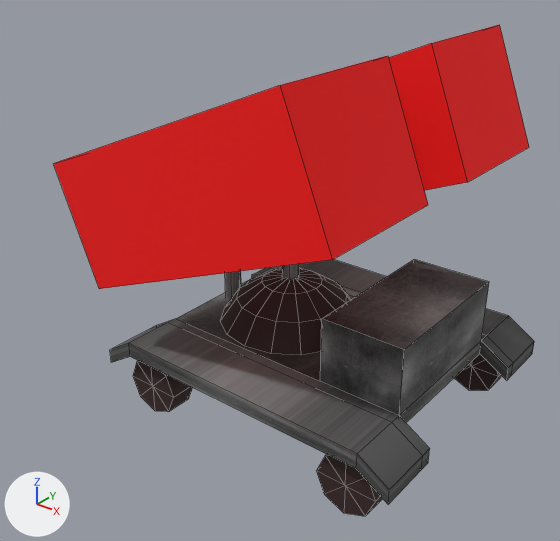
What one commit did to the OBJ model assets/models/launcher.obj.
Rendered twice from a 50 mm lens placed at (2.27, -3.2, 2.73), pointed at (-0.18, -0.14, 0.83). Lighting does not change. The marker at lower left points along +X, +Y and +Z. Mesh edges are drawn as thin lines. Where no turn or scale is listed for an object, it has been applied to the vertices. Vertices at the same position are counted once.

The scene before the commit, as lines of its bpy script (objects in view):
```python
me_launcher = bpy.data.meshes.new('launcher')
me_launcher.from_pydata(...)  # 247 vertices, 279 faces; spans x -1.01..0.97, y -0.95..0.95, z 0.0..2.09
# faces by material slot: [12, 72, 144, 51]
me_launcher.materials.append(mat_team)  # red #ff0000
me_launcher.materials.append(mat_mat_4)  # picture img_metal_seamless_03_jpg
me_launcher.materials.append(mat_rubber)  # brown #382222
me_launcher.materials.append(mat_mat_5)  # picture img_metal_seamless_02_png
# before: 122 (0.8, 0.47, 0.45) at pixel (481, 340), 124 (0.8, -0.43, 0.45) at pixel (399, 415), 171 (0.8, 0.47, 0.83) at pixel (489, 281), 172 (0.8, -0.43, 0.83) at pixel (404, 349)
ob_launcher = bpy.data.objects.new('launcher', me_launcher)
ob_launcher.location = (0.0, 0.0, 0.0)
```
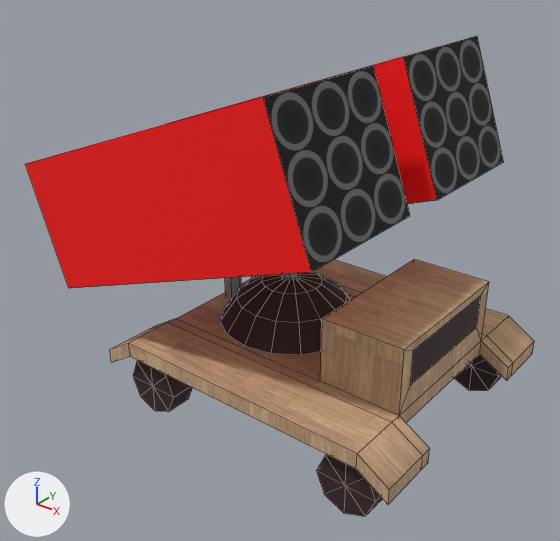
What differs and where, as boxes (x1, y1, x2, y2) in the pictures (560 x 541 px):
'launcher', reshaped
    before: (54, 25, 534, 516)
    after: (26, 36, 534, 516)
part 1 of me_launcher, rebuilt
    before: (389, 25, 529, 190)
    after: (175, 36, 504, 204)
part 2 of me_launcher, rebuilt
    before: (54, 56, 428, 289)
    after: (26, 66, 410, 288)
part 3 of me_launcher, built on
    both: (399, 282, 489, 415)
part 4 of me_launcher, recoloured (black to grey)
    both: (225, 273, 299, 299)
part 5 of me_launcher, recoloured (grey to beige)
    both: (110, 259, 534, 504)

Diff of the bpy script that builds the scene:
```diff
--- a/assets/models/launcher.obj.py
+++ b/assets/models/launcher.obj.py
@@ img_wood_seamless_02_jpg @@
+img_wood_seamless_02_jpg = load_image('wood-seamless-02.jpg', 'wood-seamless-02.jpg', 248, 248, 'sRGB')
@@ img_metal_seamless_04_jpg @@
+img_metal_seamless_04_jpg = load_image('metal-seamless-04.jpg', 'metal-seamless-04.jpg', 248, 248, 'sRGB')
@@ img_gunbarrel_seamless_01_jpg @@
+img_gunbarrel_seamless_01_jpg = load_image('gunbarrel-seamless-01.jpg', 'gunbarrel-seamless-01.jpg', 512, 512, 'sRGB')
@@ mat_wood @@
+mat_wood = principled_material('wood')
+mat_wood.texture = img_wood_seamless_02_jpg
+mat_wood.roughness = 0.775
@@ mat_light_metal @@
+mat_light_metal = principled_material('light_metal')
+mat_light_metal.texture = img_metal_seamless_04_jpg
+mat_light_metal.roughness = 0.775
@@ mat_gunbarrel @@
+mat_gunbarrel = principled_material('gunbarrel')
+mat_gunbarrel.texture = img_gunbarrel_seamless_01_jpg
+mat_gunbarrel.roughness = 0.775
@@ me_launcher @@
 # used by ob_launcher; location = (0.0, 0.0, 0.0)
 # verts and faces of me_launcher; kept vertices keep their numbers, new ones are numbered from 247
-me_launcher.from_pydata(...)  # 247 vertices, 279 faces; spans x -1.01..0.97, y -0.95..0.95, z 0.0..2.09
+me_launcher.from_pydata(...)  # 251 vertices, 283 faces; spans x -1.31..0.97, y -0.92..0.91, z 0.0..2.03
+# me_launcher part 1: the loose piece of 8 vertices spanning x -1.01..0.73, y 0.2..0.95, z 0.85..2.09 is rebuilt with 8 vertices and now spans x -1.31..0.61, y 0.13..0.91, z 0.75..2.03
+# me_launcher part 2: the loose piece of 8 vertices spanning x -1.01..0.73, y -0.95..-0.19, z 0.85..2.09 is rebuilt with 8 vertices and now spans x -1.31..0.61, y -0.92..-0.13, z 0.75..2.03
+# me_launcher part 3
+delete_faces([(122, 171, 172, 124)])
+verts[247] = (0.8, 0.38, 0.58)  # pixel (476, 327)
+verts[248] = (0.8, -0.34, 0.58)  # pixel (410, 385)
+verts[249] = (0.8, 0.38, 0.78)  # pixel (480, 295)
+verts[250] = (0.8, -0.34, 0.78)  # pixel (413, 350)
+faces += [(247, 249, 250, 248)]  # mat_rubber (brown #382222)
+faces += [(122, 247, 248, 124), (124, 248, 250, 172), (171, 172, 250, 249), (122, 171, 249, 247)]  # mat_wood (picture img_wood_seamless_02_jpg)
+# me_launcher part 4: 72 faces spanning x -0.72..-0.16, y -0.55..0.56, z 0.38..1.24 switch from mat_mat_4 (picture img_metal_seamless_03_jpg) to mat_light_metal (picture img_metal_seamless_04_jpg)
+# me_launcher part 5: 50 faces spanning x -0.91..0.97, y -0.8..0.84, z 0.26..0.83 switch from mat_mat_5 (picture img_metal_seamless_02_png) to mat_wood (picture img_wood_seamless_02_jpg)
 me_launcher.materials.append(mat_team)
 me_launcher.materials.append(mat_rubber)
+me_launcher.materials.append(mat_gunbarrel)  # picture img_gunbarrel_seamless_01_jpg
```
